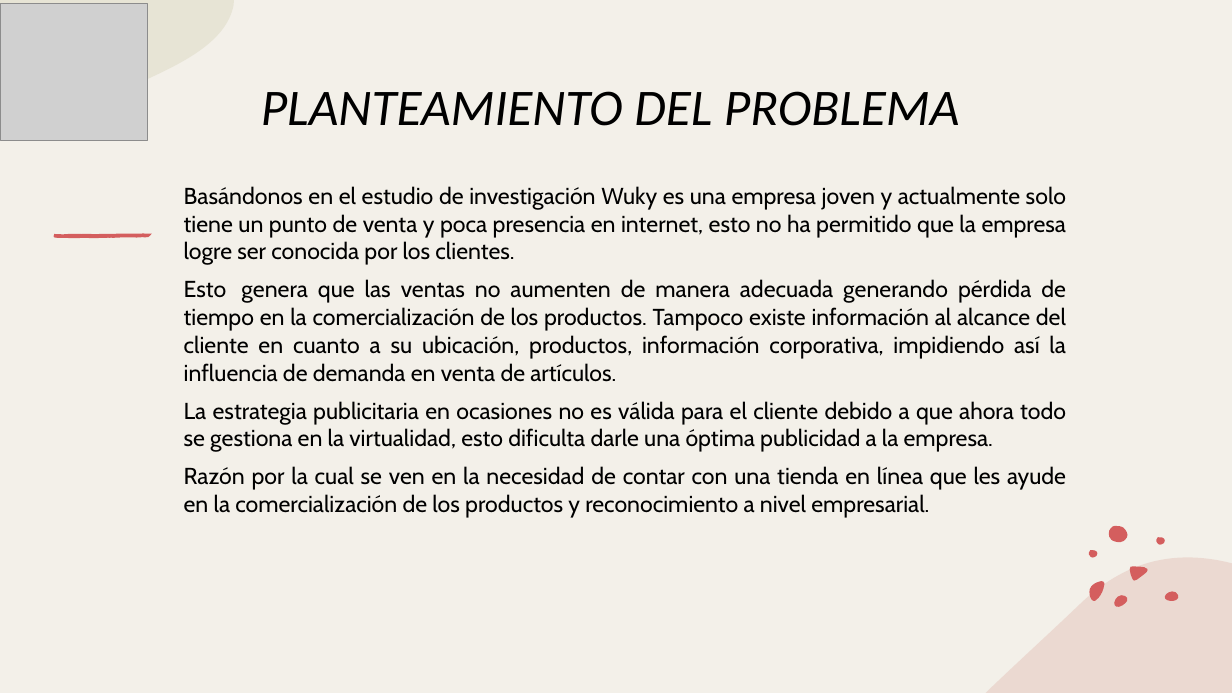
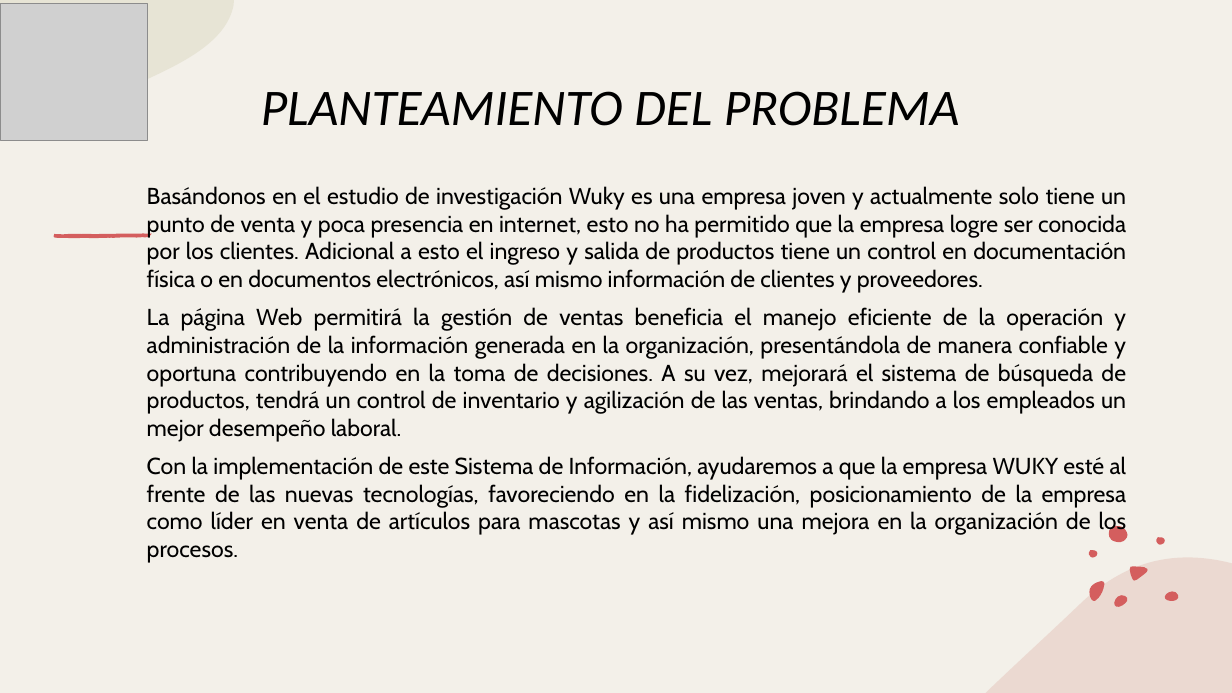
Before and after one commit to huertas-santiago/WebWuky, a slide deck: slide 4 of DOCUENTOS VARIOS/PRESENTACIONES/Presentacion de Proyecto_WUKY.pptx. Drawn at 1232x693 pixels with LibreOffice and Linux fonts; fonts in the diff are those of the drawing; grey boxes stand for pictures. Boxes give left, top, right and bottom in pixels: in the first picture for what was removed or moved away, otherwise in the second. Text is boxed around its words. In the diff, an @@ line names an element or a change of style, - is before the commit and + after.

```diff
--- a/DOCUENTOS VARIOS/PRESENTACIONES/Presentacion de Proyecto_WUKY.pptx
+++ b/DOCUENTOS VARIOS/PRESENTACIONES/Presentacion de Proyecto_WUKY.pptx
@@ text at (147,186,1127,563): text changed @@
-Basándonos en el estudio de investigación Wuky es una empresa joven y actualmente solo tiene un punto de venta y poca presencia en internet, esto no ha permitido que la empresa logre ser conocida por los clientes.
-Esto genera que las ventas no aumenten de manera adecuada generando pérdida de tiempo en la comercialización de los productos. Tampoco existe información al alcance del cliente en cuanto a su ubicación, productos, información corporativa, impidiendo así la influencia de demanda en venta de artículos.
-La estrategia publicitaria en ocasiones no es válida para el cliente debido a que ahora todo se gestiona en la virtualidad, esto dificulta darle una óptima publicidad a la empresa.
-Razón por la cual se ven en la necesidad de contar con una tienda en línea que les ayude en la comercialización de los productos y reconocimiento a nivel empresarial.
+Basándonos en el estudio de investigación Wuky es una empresa joven y actualmente solo tiene un punto de venta y poca presencia en internet, esto no ha permitido que la empresa logre ser conocida por los clientes. Adicional a esto el ingreso y salida de productos tiene un control en documentación física o en documentos electrónicos, así mismo información de clientes y proveedores.
+La página Web permitirá la gestión de ventas beneficia el manejo eficiente de la operación y administración de la información generada en la organización, presentándola de manera confiable y oportuna contribuyendo en la toma de decisiones. A su vez, mejorará el sistema de búsqueda de productos, tendrá un control de inventario y agilización de las ventas, brindando a los empleados un mejor desempeño laboral.
+Con la implementación de este Sistema de Información, ayudaremos a que la empresa WUKY esté al frente de las nuevas tecnologías, favoreciendo en la fidelización, posicionamiento de la empresa como líder en venta de artículos para mascotas y así mismo una mejora en la organización de los procesos.
```
Also in this commit, not shown: 6 other slides changed, 2 slides added, 2 slides removed, 6 other files.
